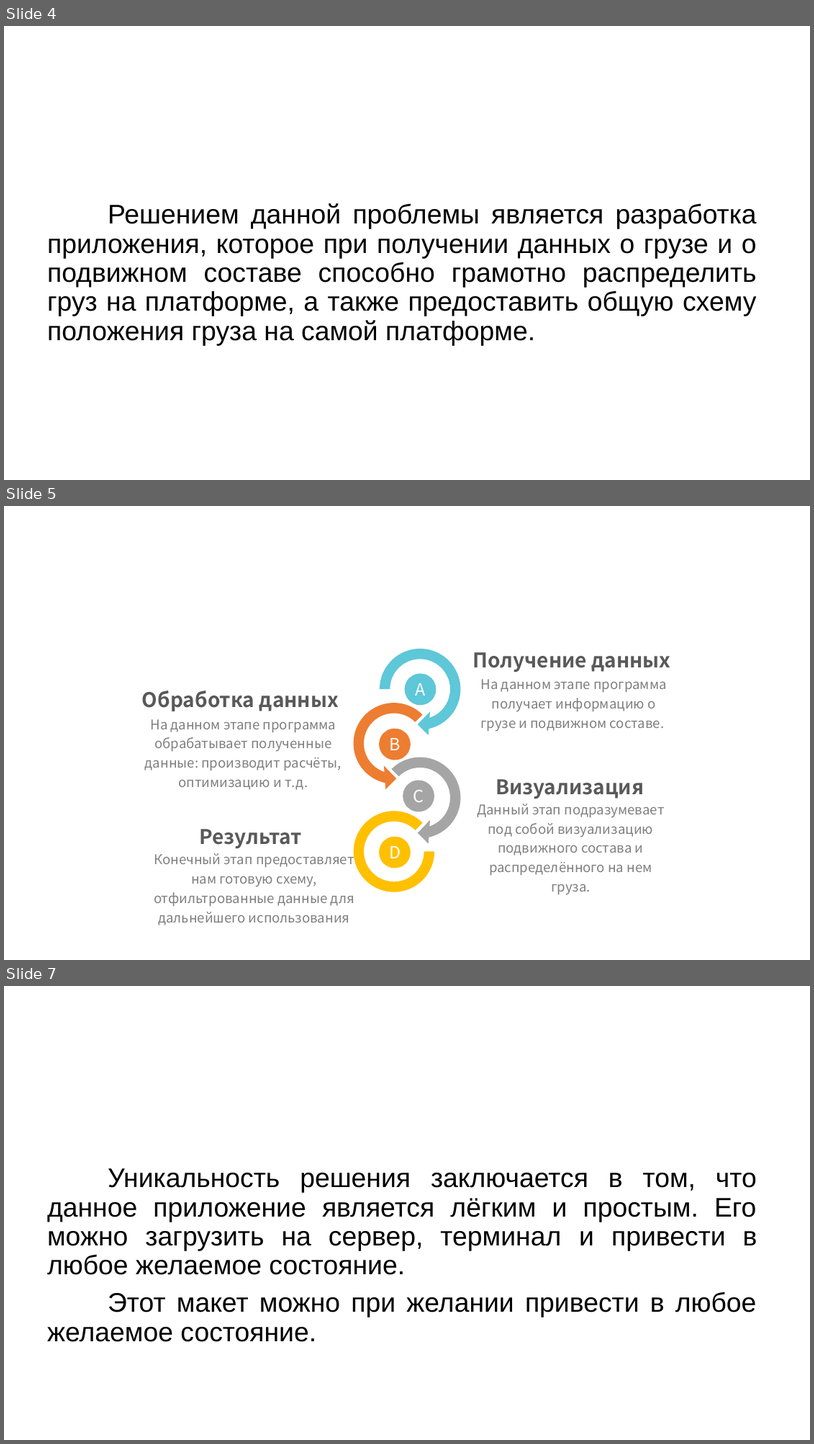
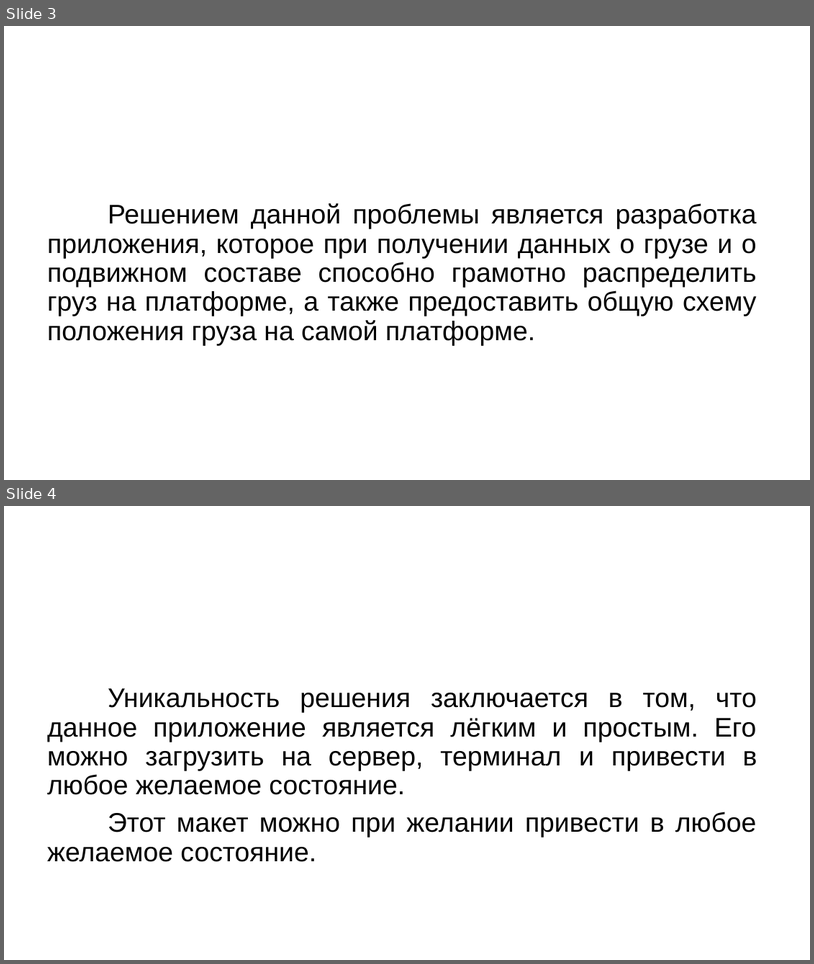
Before and after one commit to comradeoff/trainCat, a slide deck: Презентация.pptx. Shown one above the other, each under a label of ours: slides 4, 5 and 7 before the commit, slides 3 and 4 after it; the slides between them are not shown. The pictures are 814x1444 and 814x964 pixels, drawn with LibreOffice and Linux fonts; fonts in the diff are those of the drawing; background and template pictures are left out. Boxes give left, top, right and bottom in pixels: in the first picture for what was removed or moved away, otherwise in the second. Text is boxed around its words. In the diff, an @@ line names an element or a change of style, - is before the commit and + after.

```diff
--- a/Презентация.pptx
+++ b/Презентация.pptx
@@ slide 5 removed at (x1=4, y1=506, x2=810, y2=960), background picture (left out) @@
@@ title removed at (x1=643, y1=524, x2=779, y2=591) @@
-Идея
@@ text removed at (x1=473, y1=652, x2=671, y2=672) @@
-Получение данных
@@ group removed at (x1=347, y1=642, x2=468, y2=892): 4 ellipses, 2 circular arrows, 1 arch (boxed as its full ring), 1 left circular arrow @@
-C
-D
-B
-A
@@ text removed at (x1=142, y1=690, x2=339, y2=711) @@
-Обработка данных
@@ text removed at (x1=481, y1=679, x2=666, y2=731) @@
-На данном этапе программа получает информацию о грузе и подвижном составе.
@@ text removed at (x1=145, y1=719, x2=341, y2=790) @@
-На данном этапе программа обрабатывает полученные данные: производит расчёты, оптимизацию и т.д.
@@ text removed at (x1=496, y1=779, x2=644, y2=798) @@
-Визуализация
@@ text removed at (x1=477, y1=803, x2=665, y2=894) @@
-Данный этап подразумевает под собой визуализацию подвижного состава и распределённого на нем груза.
@@ text removed at (x1=200, y1=829, x2=303, y2=848) @@
-Результат
@@ text removed at (x1=154, y1=850, x2=355, y2=925) @@
-Конечный этап предоставляет нам готовую схему, отфильтрованные данные для дальнейшего использования
@@ what was slide 4 is now slide 3 @@
@@ what was slide 7 is now slide 4 @@
```
Also in this commit, not shown: 1 slide changed, 1 other slide removed, 1 other file.
